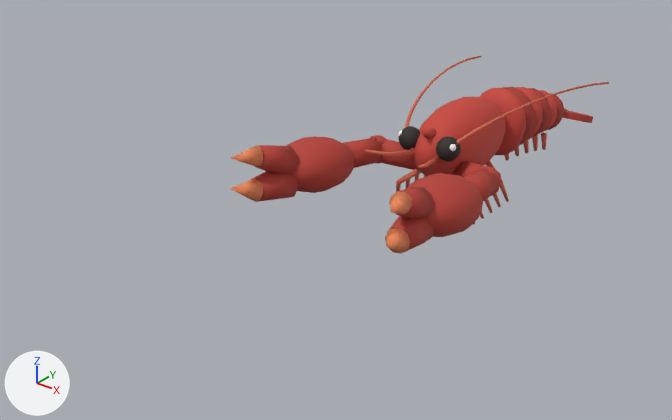
Before and after pictures for a commit that changed the glTF model assets/items/models/sea-lobster.glb.
Before and after are seen from a 50 mm camera at (0.534, -0.914, 0.423) aimed at (-0.1, -0.122, -0.068). The axes (+X, +Y, +Z) are drawn at lower left. The lights are the same throughout. The first picture is the older version. Where no turn or scale is listed for an object, it has been applied to the vertices. Vertices at exactly the same position are counted once.

Script lines for the objects in view, before the commit:
```python
me_shrimp = bpy.data.meshes.new('shrimp')
me_shrimp.from_pydata(...)  # 2429 vertices, 4642 faces; spans x -0.122..0.122, y -0.392..0.201, z -0.076..0.054
me_shrimp.materials.append(mat_body)  # red #c8463a
me_shrimp.materials.append(mat_leg)  # red #d86a50
me_shrimp.materials.append(mat_band)  # red #a8382f
me_shrimp.materials.append(mat_fan)  # red #b83f34
me_shrimp.materials.append(mat_antenna)  # red #d86a50
me_shrimp.materials.append(mat_eye)  # black #2f2a26
me_shrimp.materials.append(mat_eyehighlight)  # white #ffffff
me_shrimp.materials.append(mat_claw)  # red #b83f34
me_shrimp.materials.append(mat_clawtip)  # orange #f08a5a
ob_shrimp = bpy.data.objects.new('shrimp', me_shrimp)
ob_shrimp.location = (0.0, 0.0953, 0.0108)
```
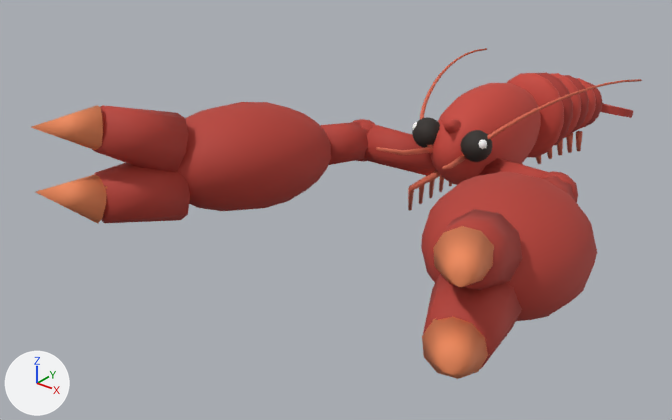
Boxes (x1, y1, x2, y2) around the edits, measured in the pictures (672 x 420 px; the box of a moved part takes in the faces that stretch with it):
'shrimp', reshaped, moved (61% wider, 68% taller)
    before: (231, 56, 609, 253)
    after: (31, 48, 642, 379)
part 1 of me_shrimp, moved or reshaped
    before: (413, 97, 506, 176)
    after: (430, 83, 541, 185)
part 2 of me_shrimp, moved or reshaped
    before: (480, 88, 526, 155)
    after: (507, 73, 564, 158)
part 3 of me_shrimp, moved or reshaped
    before: (515, 87, 542, 140)
    after: (551, 73, 581, 139)
part 4 of me_shrimp, moved or reshaped
    before: (539, 90, 557, 133)
    after: (576, 78, 596, 130)
part 5 of me_shrimp, moved or reshaped
    before: (420, 128, 437, 139)
    after: (441, 119, 461, 133)
part 6 of me_shrimp, moved or reshaped
    before: (504, 153, 509, 161)
    after: (536, 156, 541, 164)
part 7 of me_shrimp, moved or reshaped
    before: (514, 146, 519, 156)
    after: (547, 148, 552, 159)
part 8 of me_shrimp, moved or reshaped
    before: (523, 140, 529, 153)
    after: (557, 139, 563, 155)
part 9 of me_shrimp, moved or reshaped
    before: (532, 135, 538, 151)
    after: (566, 133, 573, 153)
part 10 of me_shrimp, moved or reshaped
    before: (541, 133, 547, 150)
    after: (576, 131, 583, 151)
part 11 of me_shrimp, moved or reshaped
    before: (396, 168, 421, 192)
    after: (408, 170, 440, 210)
part 12 of me_shrimp, moved or reshaped (mostly hidden before)
    before: (406, 179, 410, 188)
    after: (419, 185, 424, 204)
part 13 of me_shrimp, moved or reshaped (not visible afterwards)
    before: (484, 198, 493, 213)
part 14 of me_shrimp, moved or reshaped (mostly hidden before)
    before: (415, 174, 419, 181)
    after: (429, 179, 435, 198)
part 15 of me_shrimp, moved or reshaped (not visible afterwards)
    before: (493, 193, 501, 207)
part 16 of me_shrimp, moved or reshaped (not visible before)
    after: (439, 175, 444, 192)
part 17 of me_shrimp, moved or reshaped (not visible afterwards)
    before: (485, 160, 509, 202)
part 18 of me_shrimp, moved or reshaped
    before: (231, 56, 609, 253)
    after: (31, 48, 642, 379)

The change, as a diff of the scene's bpy script:
```diff
--- a/assets/items/models/sea-lobster.glb.py
+++ b/assets/items/models/sea-lobster.glb.py
@@ me_shrimp @@
-me_shrimp.from_pydata(...)  # 2429 vertices, 4642 faces; spans x -0.122..0.122, y -0.392..0.201, z -0.076..0.054
+me_shrimp.from_pydata(...)  # 2429 vertices, 4642 faces; spans x -0.255..0.255, y -0.61..0.246, z -0.099..0.108
+# me_shrimp part 1: the loose piece of 222 vertices spanning x -0.04..0.04, y -0.188..-0.021, z -0.043..0.051 is scaled about the mesh origin by (1.32, 1.22, 1.32)
+# me_shrimp part 2: the loose piece of 146 vertices spanning x -0.038..0.038, y -0.032..0.004, z -0.046..0.042 is scaled about the mesh origin by (1.32, 1.22, 1.32)
+# me_shrimp part 3: the loose piece of 146 vertices spanning x -0.032..0.032, y 0.024..0.061, z -0.045..0.028 is scaled about the mesh origin by (1.32, 1.23, 1.32)
+# me_shrimp part 4: the loose piece of 146 vertices spanning x -0.025..0.025, y 0.08..0.118, z -0.049..0.008 is scaled about its middle by (1.32, 1.23, 1.31), then moved by (0.0, 0.022, -0.005)
+# me_shrimp part 5: the loose piece of 9 vertices spanning x -0.009..0.009, y -0.194..-0.161, z 0.018..0.042 is scaled about its middle by (1.32, 1.24, 1.3), then moved by (0.0, -0.04, 0.009)
+# me_shrimp part 6: the loose piece of 10 vertices spanning x 0.01..0.018, y -0.021..-0.006, z -0.053..-0.029 is scaled about its middle by (1.22, 1.21, 1.31), then moved by (0.004, -0.003, -0.013)
+# me_shrimp part 7: the loose piece of 10 vertices spanning x 0.01..0.018, y 0.007..0.021, z -0.056..-0.031 is scaled about its middle by (1.22, 1.21, 1.31), then moved by (0.004, 0.003, -0.013)
+# me_shrimp part 8: the loose piece of 10 vertices spanning x 0.01..0.018, y 0.034..0.048, z -0.06..-0.035 is scaled about its middle by (1.22, 1.2, 1.31), then moved by (0.004, 0.009, -0.014)
+# me_shrimp part 9: the loose piece of 10 vertices spanning x 0.01..0.018, y 0.061..0.074, z -0.065..-0.04 is scaled about its middle by (1.22, 1.19, 1.31), then moved by (0.004, 0.014, -0.015)
+# me_shrimp part 10: the loose piece of 10 vertices spanning x 0.01..0.018, y 0.088..0.099, z -0.071..-0.047 is scaled about its middle by (1.22, 1.18, 1.3), then moved by (0.004, 0.02, -0.017)
+# me_shrimp part 11: the loose piece of 15 vertices spanning x -0.055..-0.019, y -0.167..-0.151, z -0.076..-0.023 is scaled about the mesh origin by (1.31, 1.22, 1.32)
+# me_shrimp part 12: the loose piece of 15 vertices spanning x -0.055..-0.019, y -0.147..-0.132, z -0.076..-0.023 is scaled about the mesh origin by (1.31, 1.22, 1.32)
+# me_shrimp part 13: the loose piece of 15 vertices spanning x 0.019..0.055, y -0.127..-0.112, z -0.076..-0.023 is scaled about the mesh origin by (1.31, 1.22, 1.32)
+# me_shrimp part 14: the loose piece of 15 vertices spanning x -0.055..-0.019, y -0.127..-0.112, z -0.076..-0.023 is scaled about the mesh origin by (1.31, 1.22, 1.32)
+# me_shrimp part 15: the loose piece of 15 vertices spanning x 0.019..0.055, y -0.108..-0.092, z -0.076..-0.023 is scaled about the mesh origin by (1.31, 1.22, 1.32)
+# me_shrimp part 16: the loose piece of 15 vertices spanning x -0.055..-0.019, y -0.107..-0.092, z -0.076..-0.023 is scaled about the mesh origin by (1.31, 1.22, 1.32)
+# me_shrimp part 17: the loose piece of 15 vertices spanning x 0.019..0.055, y -0.088..-0.072, z -0.076..-0.023 is scaled about the mesh origin by (1.31, 1.22, 1.32)
+# me_shrimp part 18: 1525 of 2429 vertices moved; they spanned x -0.122..0.122, y -0.392..0.201, z -0.076..0.054 and now span x -0.255..0.255, y -0.61..0.246, z -0.099..0.108; mean shift (0.0, -0.04, 0.003); largest move (0.101, -0.389, 0.044) -> (0.251, -0.604, 0.096)
+# other edits to the shape of me_shrimp do not show in these pictures
 me_shrimp.materials.append(mat_body)
@@ ob_shrimp @@
 ob_shrimp = bpy.data.objects.new('shrimp', me_shrimp)
-ob_shrimp.location = (0.0, 0.0953, 0.0108)
+ob_shrimp.location = (0.0, 0.1821, -0.0045)
```
